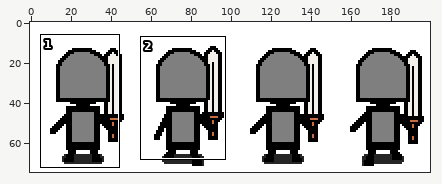
A sprite sheet gets an edit: resources/art/player_fighter_amuna_up_male.png. The first picture is a wide view before the edit; the outline marks the close-up.
Close-up. First the earlier version:
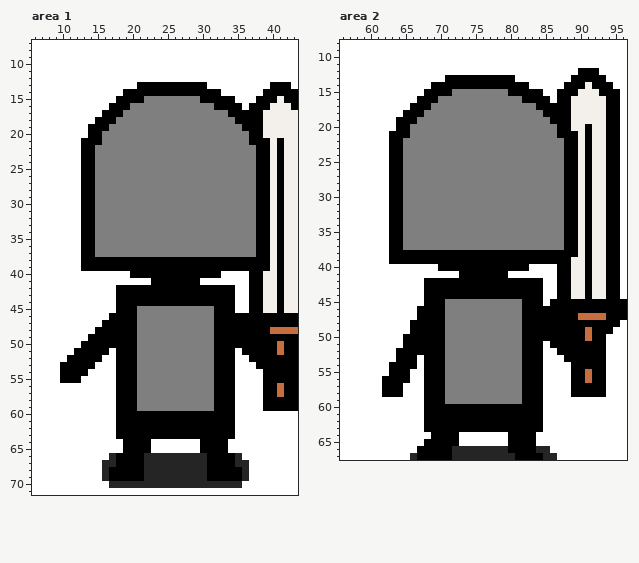
The file is 200x75 pixels. Colours within 5 levels of each other are drawn and written as one. Shown: area 1: x 6..43, y 7..71; area 2: x 56..96, y 8..67. The commit also changed other parts of the picture, which this record leaves out.
The same view after the edit:
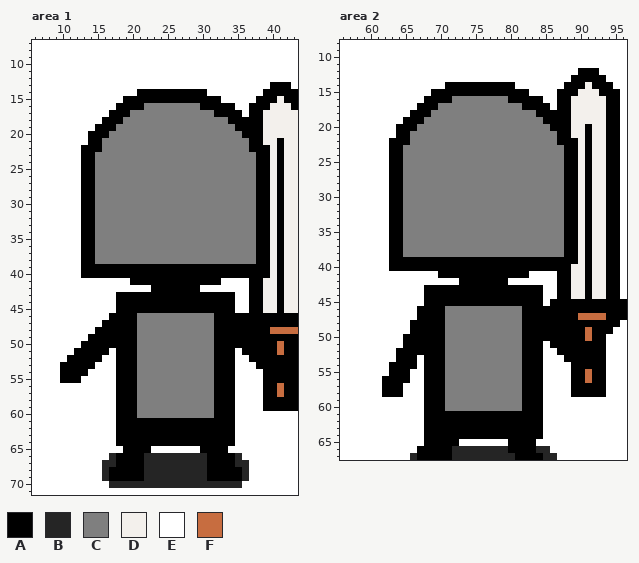
Palette (. is transparent): A #000000  B #252525  C #7f7f7f  D #f3f0ec  E #ffffff  F #c76d40
Change:
Area 1:
y 13: x 21..30 AAAAAAAAAA -> EEEEEEEEEE
y 14: x 19..20 AA -> EE; x 31..32 AA -> EE
y 15: x 18 A -> E; x 22..29 CCCCCCCC -> AAAAAAAA; x 33..34 AA -> EE
y 16: x 17 A -> E; x 20..21 CC -> AA; x 30..31 CC -> AA; x 35 A -> E
y 17: x 16 A -> E; x 19 C -> A; x 32..33 CC -> AA; x 36 A -> E
y 18: x 15 A -> E; x 18 C -> A; x 34 C -> A
y 19: x 14 A -> E; x 17 C -> A; x 35 C -> A
y 20: x 16 C -> A; x 36 C -> A
y 21: x 13 A -> E; x 39 A -> D
y 22: x 15 C -> A; x 37 C -> A
y 38: x 15..37 AAAAAAAAAAAAAAAAAAAAAAA -> CCCCCCCCCCCCCCCCCCCCCCC
y 40: x 13..19 EEEEEEE -> AAAAAAA; x 33..36 EEEE -> AAAA; x 39 D -> A
y 41: x 20..22 EEE -> AAA; x 30..32 EEE -> AAA
y 42: x 18..22 AAAAA -> EEEEE; x 30..34 AAAAA -> EEEEE
y 45: x 21..31 CCCCCCCCCCC -> AAAAAAAAAAA
y 60: x 21..31 AAAAAAAAAAA -> CCCCCCCCCCC
y 64: x 18 E -> A; x 23..29 EEEEEEE -> AAAAAAA; x 34 E -> A
Area 2:
y 13: x 71..80 AAAAAAAAAA -> EEEEEEEEEE
y 14: x 69..70 AA -> EE; x 81..82 AA -> EE
y 15: x 68 A -> E; x 72..79 CCCCCCCC -> AAAAAAAA; x 83..84 AA -> EE
y 16: x 67 A -> E; x 70..71 CC -> AA; x 80..81 CC -> AA; x 85 A -> E
y 17: x 66 A -> E; x 69 C -> A; x 82..83 CC -> AA; x 86 A -> E
y 18: x 65 A -> E; x 68 C -> A; x 84 C -> A
y 19: x 64 A -> E; x 67 C -> A; x 85 C -> A
y 20: x 66 C -> A; x 86 C -> A
y 21: x 63 A -> E; x 89 A -> D
y 22: x 65 C -> A; x 87 C -> A
y 38: x 65..87 AAAAAAAAAAAAAAAAAAAAAAA -> CCCCCCCCCCCCCCCCCCCCCCC
y 39: x 89 D -> A
y 40: x 63..69 EEEEEEE -> AAAAAAA; x 83..86 EEEE -> AAAA
y 41: x 70..72 EEE -> AAA; x 80..82 EEE -> AAA
y 42: x 68..72 AAAAA -> EEEEE; x 80..84 AAAAA -> EEEEE
y 45: x 71..81 CCCCCCCCCCC -> AAAAAAAAAAA
y 60: x 71..81 AAAAAAAAAAA -> CCCCCCCCCCC
y 64: x 68 E -> A; x 73..79 EEEEEEE -> AAAAAAA; x 84 E -> A
